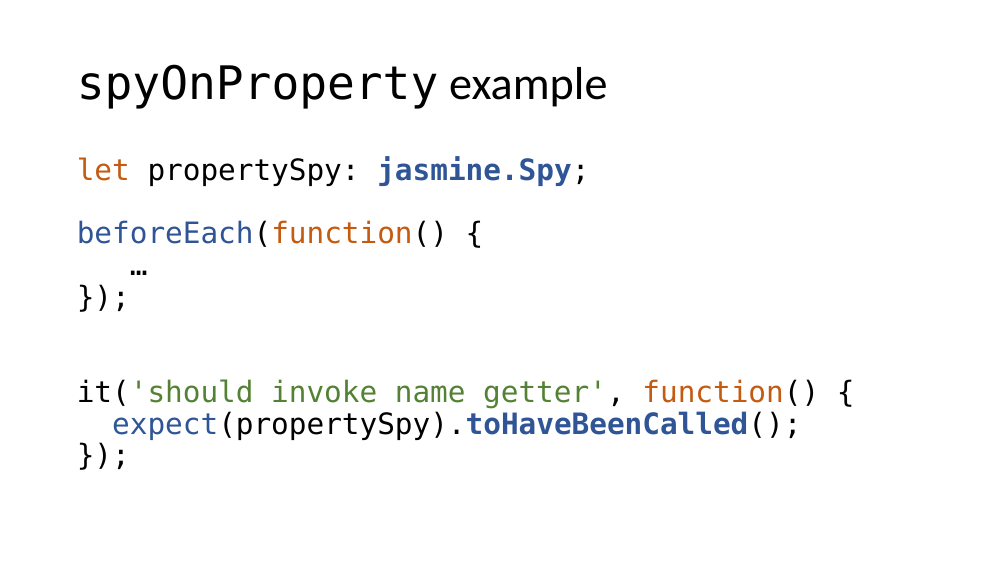
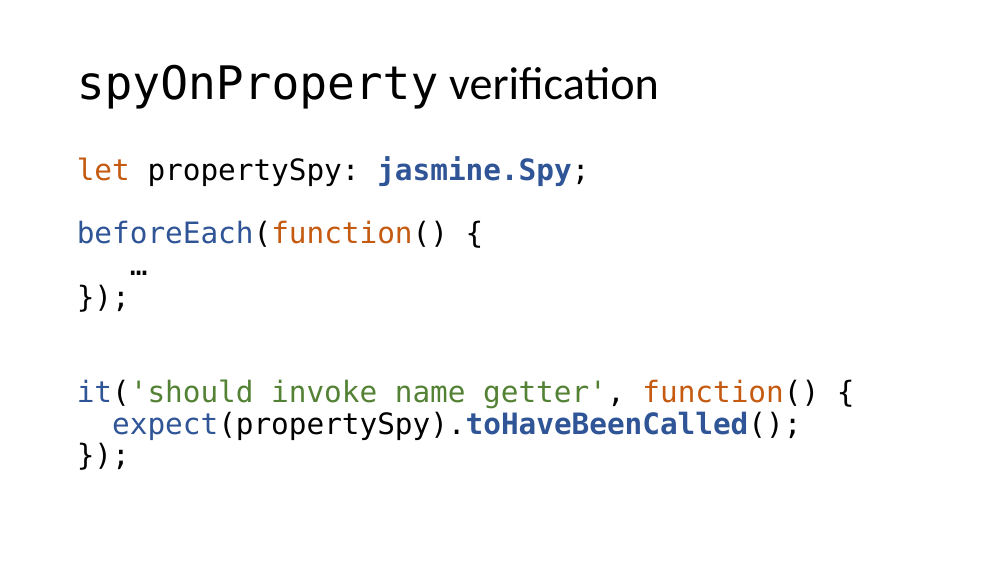
Before and after one commit to cebartling/test-driven, a slide deck: slide 21 of presentations/Introduction to Jasmine Framework.pptx. Drawn at 1008x567 pixels with LibreOffice and Linux fonts; fonts in the diff are those of the drawing. Boxes give left, top, right and bottom in pixels: in the first picture for what was removed or moved away, otherwise in the second. Text is boxed around its words. In the diff, an @@ line names an element or a change of style, - is before the commit and + after.

Commit message:
Updated Jasmine presentation

```diff
--- a/presentations/Introduction to Jasmine Framework.pptx
+++ b/presentations/Introduction to Jasmine Framework.pptx
@@ title at (77, 64, 659, 109): text changed @@
-spyOnProperty example
+spyOnProperty verification
@@ text "let propertySpy: jasmine.Spy; beforeEach(function() { ..." at (77, 156, 819, 440): text colour #000000 to #2F5597 in "it('should" @@
```
Also in this commit, not shown: 5 other slides changed, 2 slides added.
